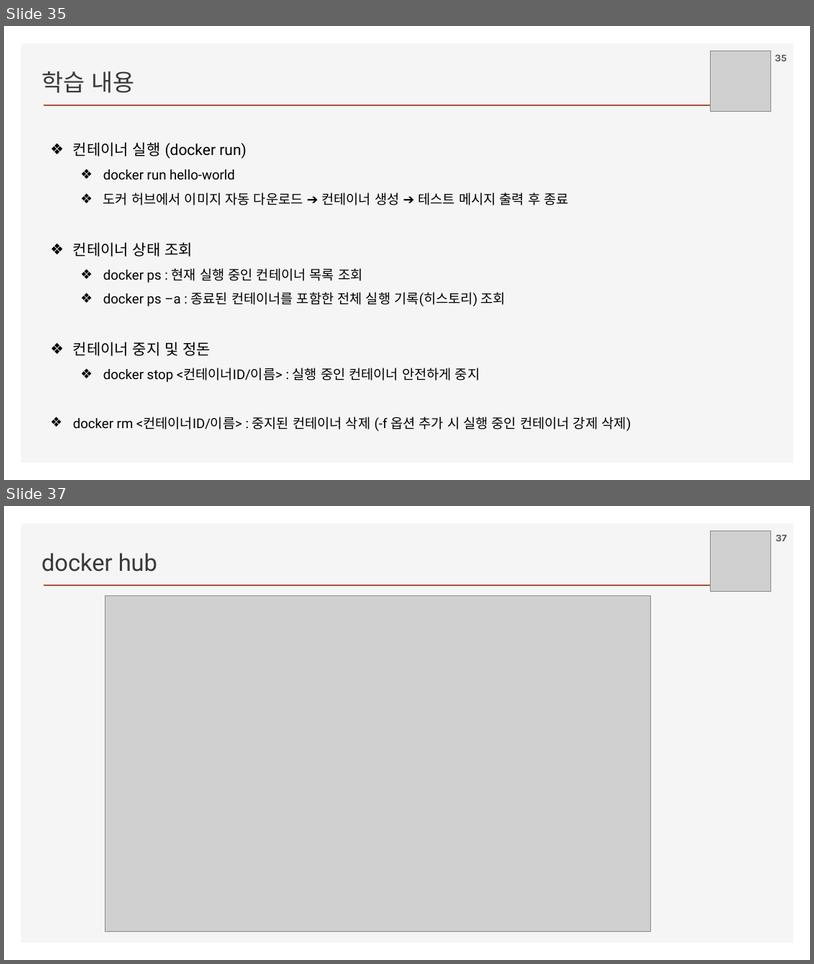
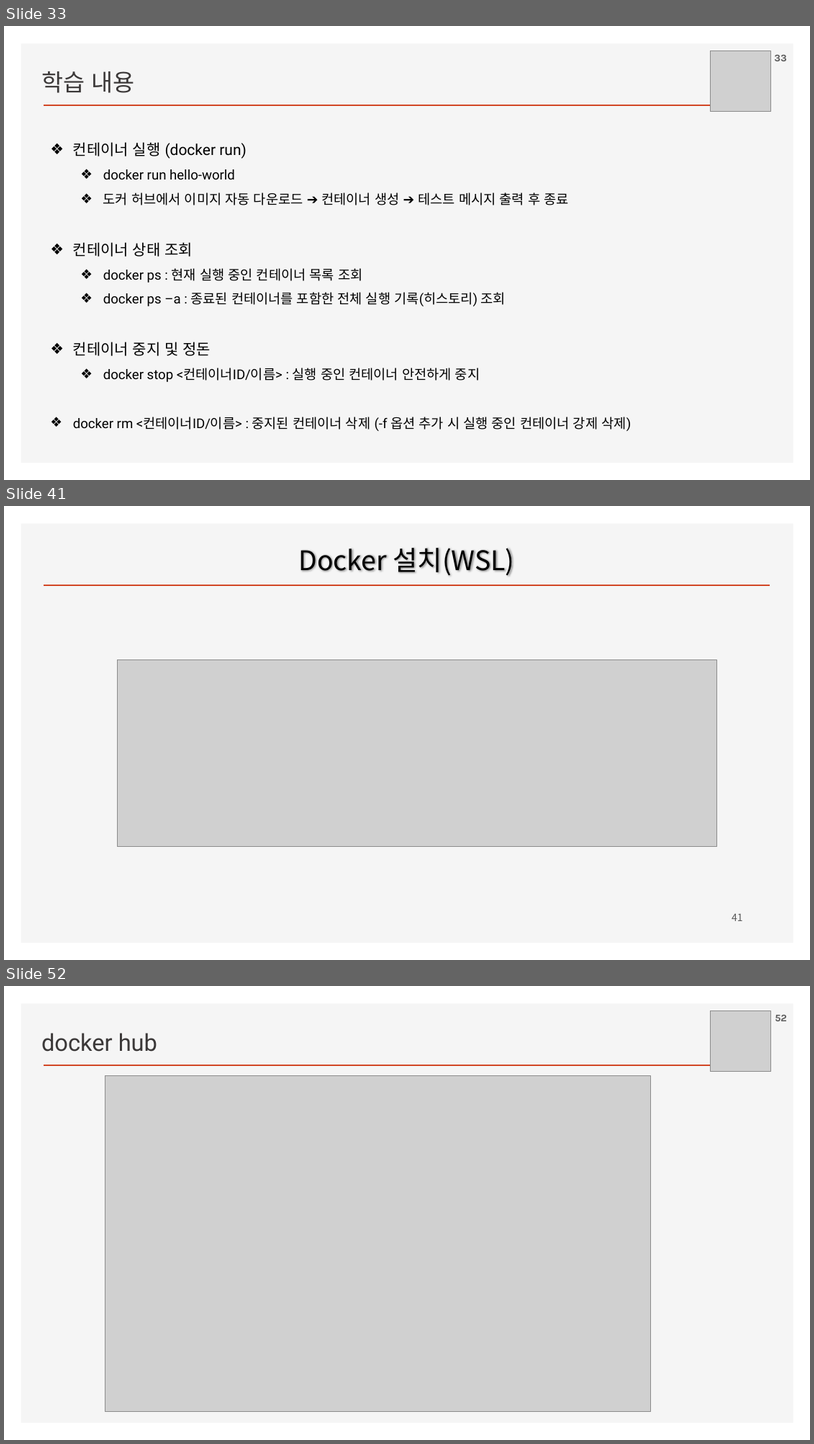
Before and after one commit to ancestor9/2026_Fall_Application-Deployment, a slide deck: App Deployment.pptx. Shown one above the other, each under a label of ours: slides 35 and 37 before the commit, slides 33, 41 and 52 after it; the slides between them are not shown. The pictures are 814x964 and 814x1444 pixels, drawn with LibreOffice and Linux fonts; fonts in the diff are those of the drawing; grey boxes stand for pictures; background and template pictures are left out. Boxes give left, top, right and bottom in pixels: in the first picture for what was removed or moved away, otherwise in the second. Text is boxed around its words. In the diff, an @@ line names an element or a change of style, - is before the commit and + after.

```diff
--- a/App Deployment.pptx
+++ b/App Deployment.pptx
@@ slide 41 added at <box>4,506,810,960</box>, background #FFFFFF; not listed: 2 template elements that a slide beside it also shows @@
@@ title added at <box>298,548,514,576</box>, 32 pt, text #000000 @@
+Docker 설치(WSL)
@@ picture added at <box>118,659,718,847</box> @@
@@ page number added at <box>732,914,743,921</box>, 12 pt, text #595959 @@
+41
@@ what was slide 35 is now slide 33 @@
@@ page number at <box>774,55,787,61</box>: text changed @@
-35
+33
@@ what was slide 37 is now slide 52 @@
@@ page number at <box>775,1015,787,1021</box>: text changed @@
-37
+52
```
Also in this commit, not shown: 2 slides changed, 19 other slides added, 1 slide removed.
